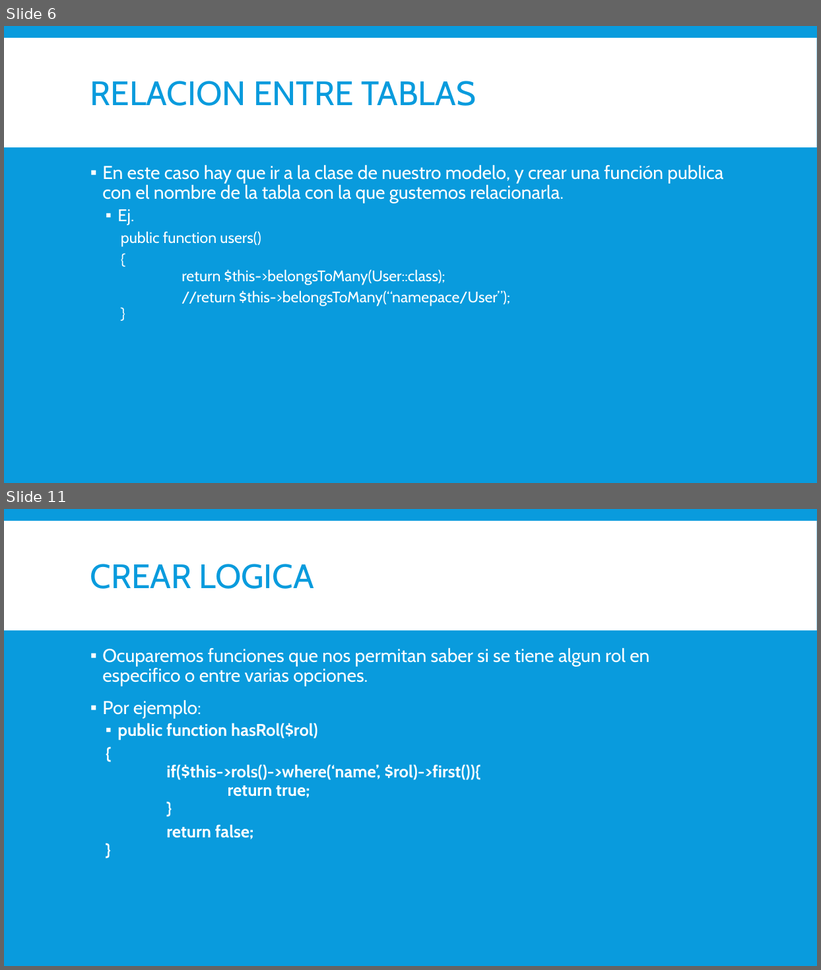
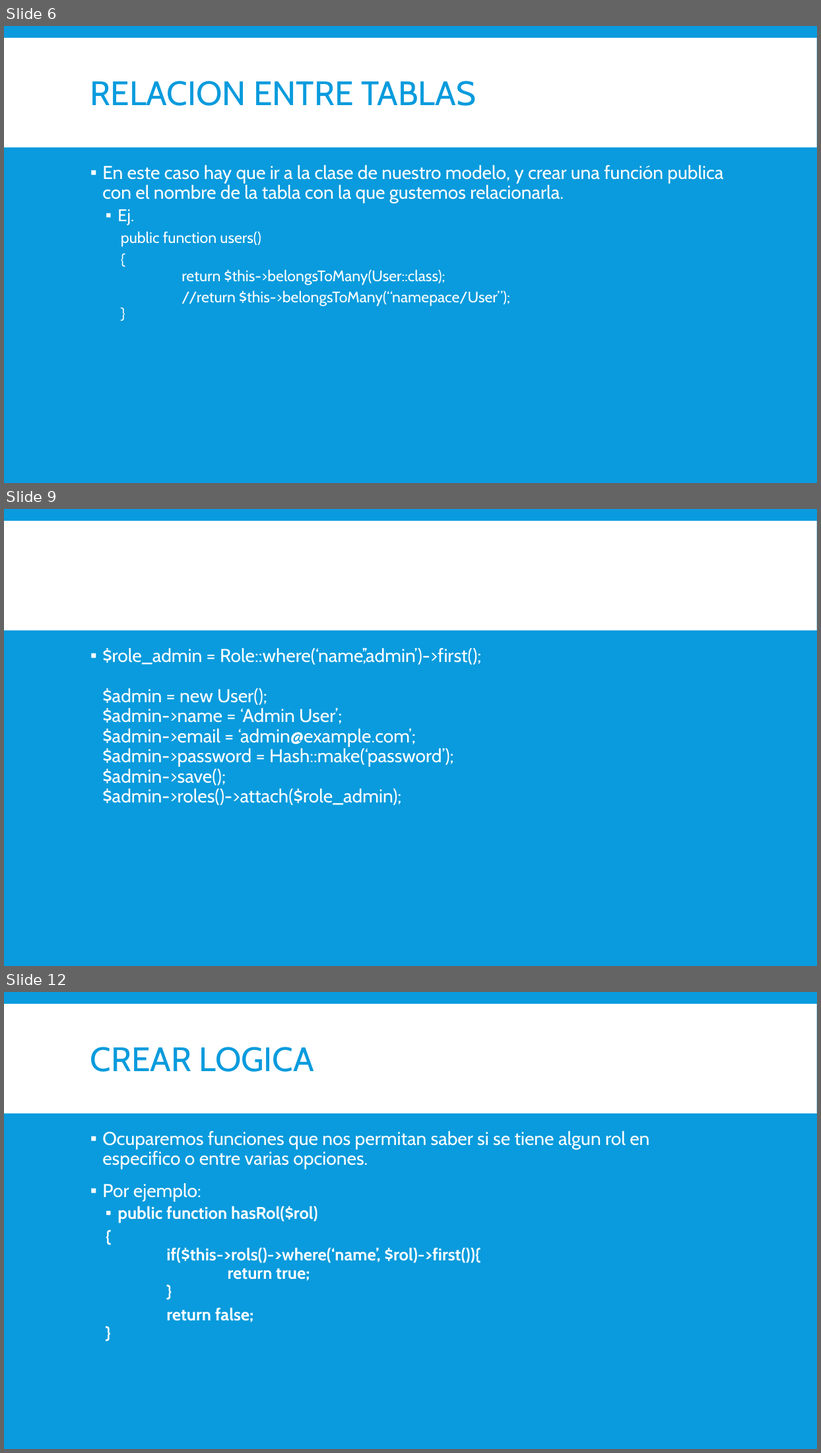
Before and after one commit to magoclown/PAPW2, a slide deck: Presentaciones/Creacion de Roles.pptx. Shown one above the other, each under a label of ours: slides 6 and 11 before the commit, slides 6, 9 and 12 after it; the slides between them are not shown. The pictures are 821x970 and 821x1453 pixels, drawn with LibreOffice and Linux fonts; fonts in the diff are those of the drawing. Boxes give left, top, right and bottom in pixels: in the first picture for what was removed or moved away, otherwise in the second. Text is boxed around its words. In the diff, an @@ line names an element or a change of style, - is before the commit and + after.

Commit message:
Actualizacion de Creacion de Roles y se agrega proteccion CSRF

```diff
--- a/Presentaciones/Creacion de Roles.pptx
+++ b/Presentaciones/Creacion de Roles.pptx
@@ slide 9 added at <box>4,509,817,966</box>, background #099BDD; not listed: 1 template element that a slide beside it also shows @@
@@ text added at <box>102,648,481,805</box>, 22 pt, text #FFFFFF @@
+▪ $role_admin = Role::where(‘name’,’admin’)->first();
+  $admin = new User();
+  $admin->name = ‘Admin User’;
+  $admin->email = ‘admin@example.com’;
+  $admin->password = Hash::make(‘password’);
+  $admin->save();
+  $admin->roles()->attach($role_admin);
@@ what was slide 11 is now slide 12 @@
```
Also in this commit, not shown: 7 slides changed, 1 other file.
